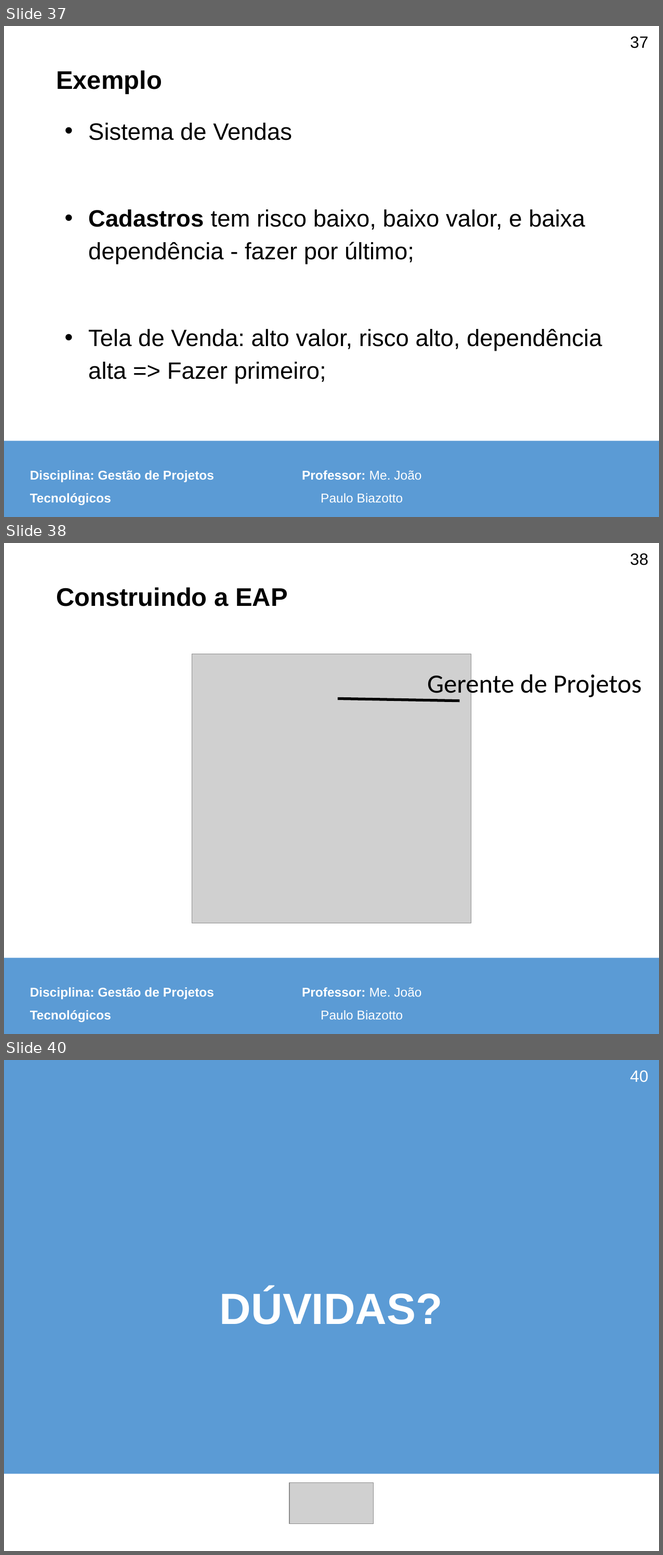
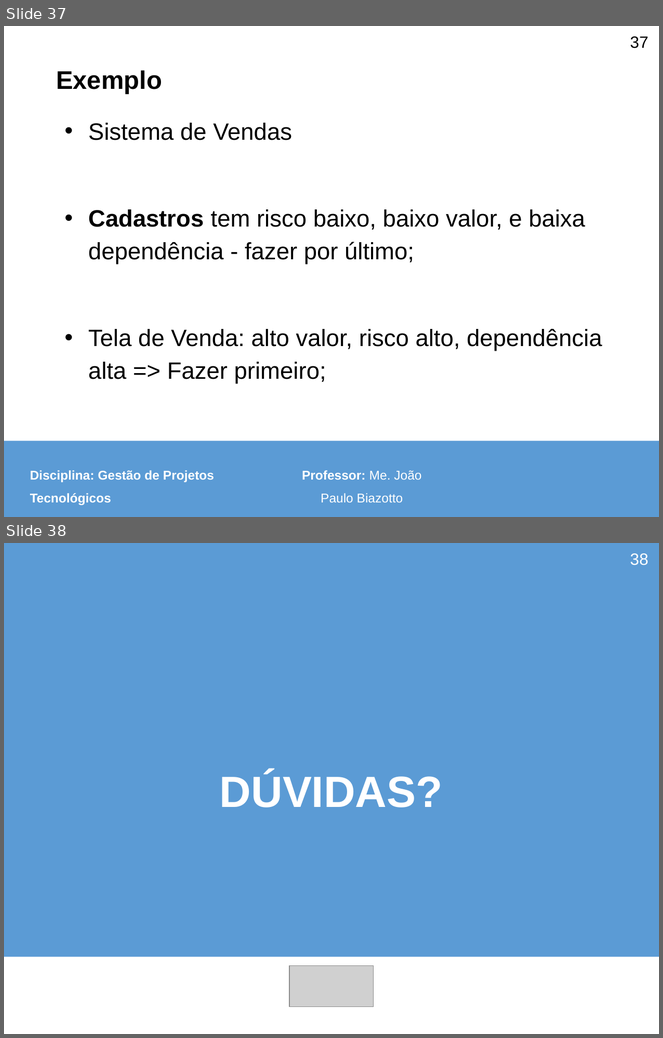
Before and after one commit to pitado/unicesumar2025, a slide deck: gestão de projetos tecnológicos/aulas/Aula 10 - Plano de Gerênciamento de Tempo e Timeline.pptx. Shown one above the other, each under a label of ours: slides 37, 38 and 40 before the commit, slides 37 and 38 after it; the slides between them are not shown. The pictures are 663x1555 and 663x1038 pixels, drawn with LibreOffice and Linux fonts; fonts in the diff are those of the drawing; grey boxes stand for pictures; background and template pictures are left out. Boxes give left, top, right and bottom in pixels: in the first picture for what was removed or moved away, otherwise in the second. Text is boxed around its words. In the diff, an @@ line names an element or a change of style, - is before the commit and + after.

```diff
--- a/gestão de projetos tecnológicos/aulas/Aula 10 - Plano de Gerênciamento de Tempo e Timeline.pptx
+++ b/gestão de projetos tecnológicos/aulas/Aula 10 - Plano de Gerênciamento de Tempo e Timeline.pptx
@@ slide 38 removed at (4, 543, 659, 1034), background #FFFFFF; not listed: 3 template elements that a slide beside it also shows @@
@@ page number removed at (630, 553, 648, 565) @@
-38
@@ title removed at (56, 587, 288, 606) @@
-Construindo a EAP
@@ picture removed at (192, 654, 471, 924) @@
@@ text removed at (427, 671, 642, 699) @@
-Gerente de Projetos
@@ line removed from (338, 699) to (460, 701) @@
@@ what was slide 40 is now slide 38 @@
@@ page number at (630, 553, 648, 565): text changed @@
-40
+38
```
Also in this commit, not shown: 9 slides changed, 1 other slide removed, 7 other files.
